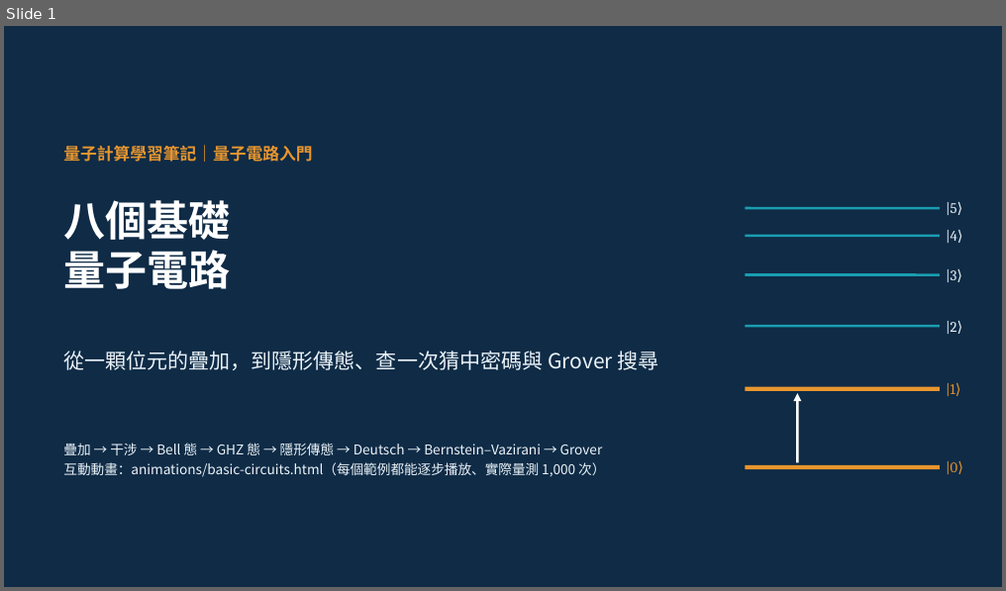
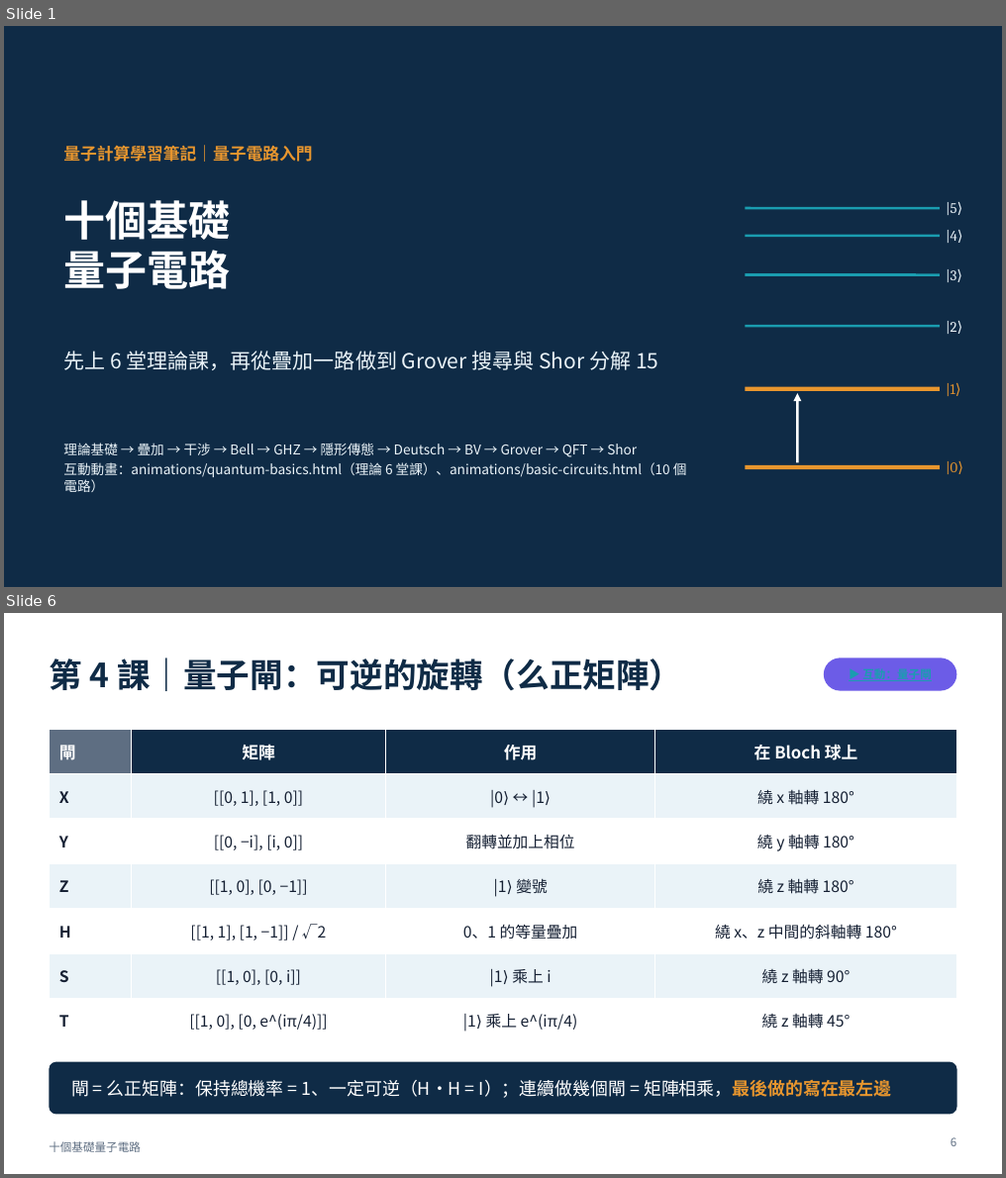
Before and after one commit to pcpcchen-coder/QuantumComputing, a slide deck: slides/output/basic-circuits.pptx. Shown one above the other, each under a label of ours: slide 1 before the commit, slides 1 and 6 after it; the slides between them are not shown. The pictures are 1006x591 and 1006x1178 pixels, drawn with LibreOffice and Linux fonts; fonts in the diff are those of the drawing. Boxes give left, top, right and bottom in pixels: in the first picture for what was removed or moved away, otherwise in the second. Text is boxed around its words. In the diff, an @@ line names an element or a change of style, - is before the commit and + after.

```diff
--- a/slides/output/basic-circuits.pptx
+++ b/slides/output/basic-circuits.pptx
@@ slide 6 added at bbox=[4, 613, 1002, 1174], background #FFFFFF @@
@@ title added at bbox=[49, 658, 682, 691], 32 pt, text #0F2B46, bold @@
+第 4 課｜量子閘：可逆的旋轉（么正矩陣）
@@ rounded rectangle added at bbox=[824, 658, 957, 691], fill #6C5CE7 @@
@@ table added at bbox=[49, 729, 957, 1036], 7 rows, 4 columns @@
+閘 | 矩陣 | 作用 | 在 Bloch 球上
+X | [[0, 1], [1, 0]] | |0⟩ ↔ |1⟩ | 繞 x 軸轉 180°
+Y | [[0, −i], [i, 0]] | 翻轉並加上相位 | 繞 y 軸轉 180°
+Z | [[1, 0], [0, −1]] | |1⟩ 變號 | 繞 z 軸轉 180°
+H | [[1, 1], [1, −1]] / √2 | 0、1 的等量疊加 | 繞 x、z 中間的斜軸轉 180°
+S | [[1, 0], [0, i]] | |1⟩ 乘上 i | 繞 z 軸轉 90°
+T | [[1, 0], [0, e^(iπ/4)]] | |1⟩ 乘上 e^(iπ/4) | 繞 z 軸轉 45°
@@ rounded rectangle added at bbox=[49, 1062, 957, 1115], fill #0F2B46 @@
@@ text added at bbox=[71, 1080, 891, 1098], 17 pt, text #FFFFFF @@
+閘 = 么正矩陣：保持總機率 = 1、一定可逆（H·H = I）；連續做幾個閘 = 矩陣相乘，最後做的寫在最左邊
@@ text added at bbox=[49, 1142, 141, 1153], 11 pt, text #5E6E82 @@
+十個基礎量子電路
@@ page number added at bbox=[950, 1138, 956, 1147], 11 pt, text #5E6E82 @@
+6
@@ slide 1 changed as well @@
@@ title at bbox=[63, 200, 230, 240]: text changed @@
-八個基礎
+十個基礎
@@ text at bbox=[63, 351, 658, 371]: text changed @@
-從一顆位元的疊加，到隱形傳態、查一次猜中密碼與 Grover 搜尋
+先上 6 堂理論課，再從疊加一路做到 Grover 搜尋與 Shor 分解 15
@@ text at bbox=[63, 443, 687, 492]: text changed @@
-疊加 → 干涉 → Bell 態 → GHZ 態 → 隱形傳態 → Deutsch → Bernstein–Vazirani → Grover
-互動動畫：animations/basic-circuits.html（每個範例都能逐步播放、實際量測 1,000 次）
+理論基礎 → 疊加 → 干涉 → Bell → GHZ → 隱形傳態 → Deutsch → BV → Grover → QFT → Shor
+互動動畫：animations/quantum-basics.html（理論 6 堂課）、animations/basic-circuits.html（10 個電路）
```
Also in this commit, not shown: 31 other slides changed, 15 other slides added, 21 other files.
